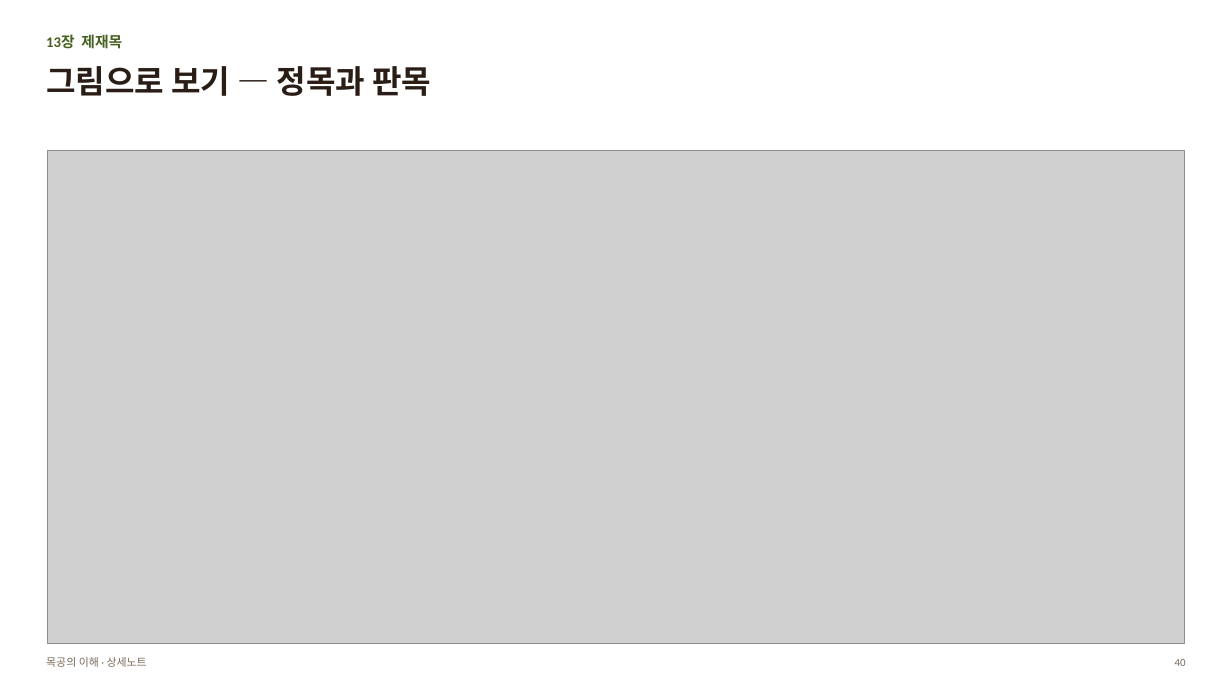
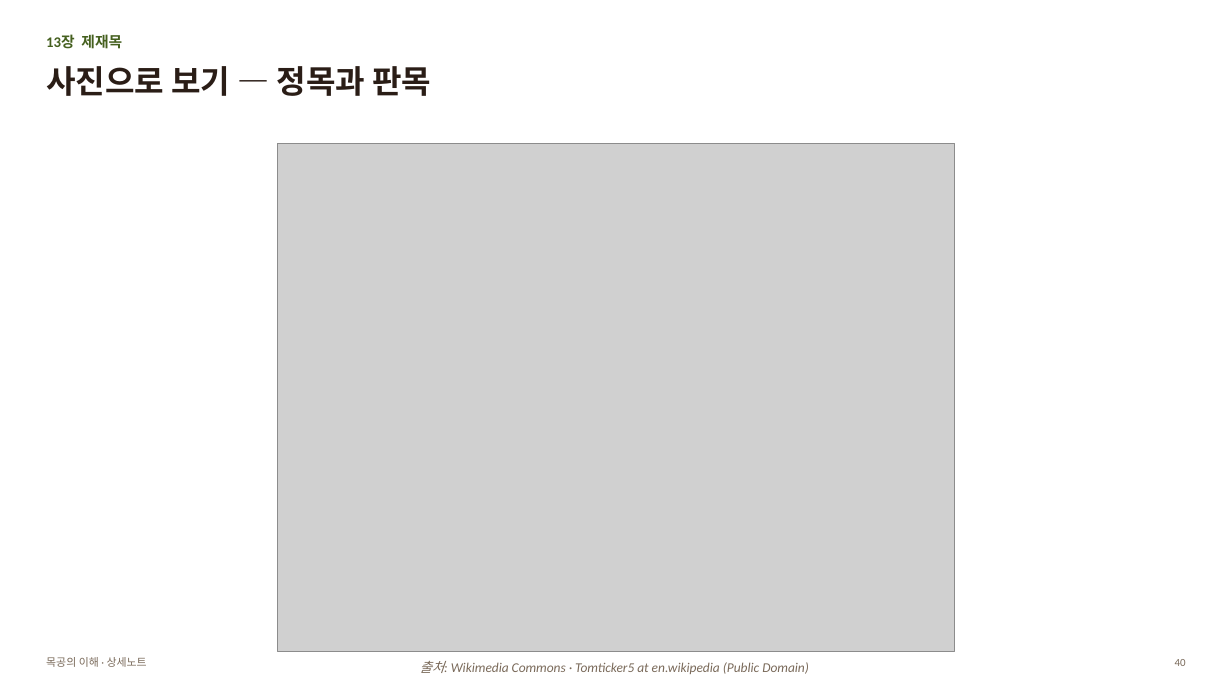
Before and after one commit to nskim4690-tech/my-workspace, a slide deck: slide 40 of 젠트리/목공방/공부방/목공의_이해/목공의_이해_상세노트.pptx. Drawn at 1232x693 pixels with LibreOffice and Linux fonts; fonts in the diff are those of the drawing; grey boxes stand for pictures. Boxes give left, top, right and bottom in pixels: in the first picture for what was removed or moved away, otherwise in the second. Text is boxed around its words. In the diff, an @@ line names an element or a change of style, - is before the commit and + after.

```diff
--- a/젠트리/목공방/공부방/목공의_이해/목공의_이해_상세노트.pptx
+++ b/젠트리/목공방/공부방/목공의_이해/목공의_이해_상세노트.pptx
@@ text at box(46, 66, 431, 96): text changed @@
-그림으로 보기 — 정목과 판목
+사진으로 보기 — 정목과 판목
@@ picture: place and size @@
-picture at box(48, 151, 1185, 644)
+picture at box(277, 143, 955, 652)
@@ text added at box(420, 661, 809, 674), 10.5 pt, text #7A6A5A, italic @@
+출처: Wikimedia Commons · Tomticker5 at en.wikipedia (Public Domain)
```
Also in this commit, not shown: 18 other slides changed, 1 other file.
